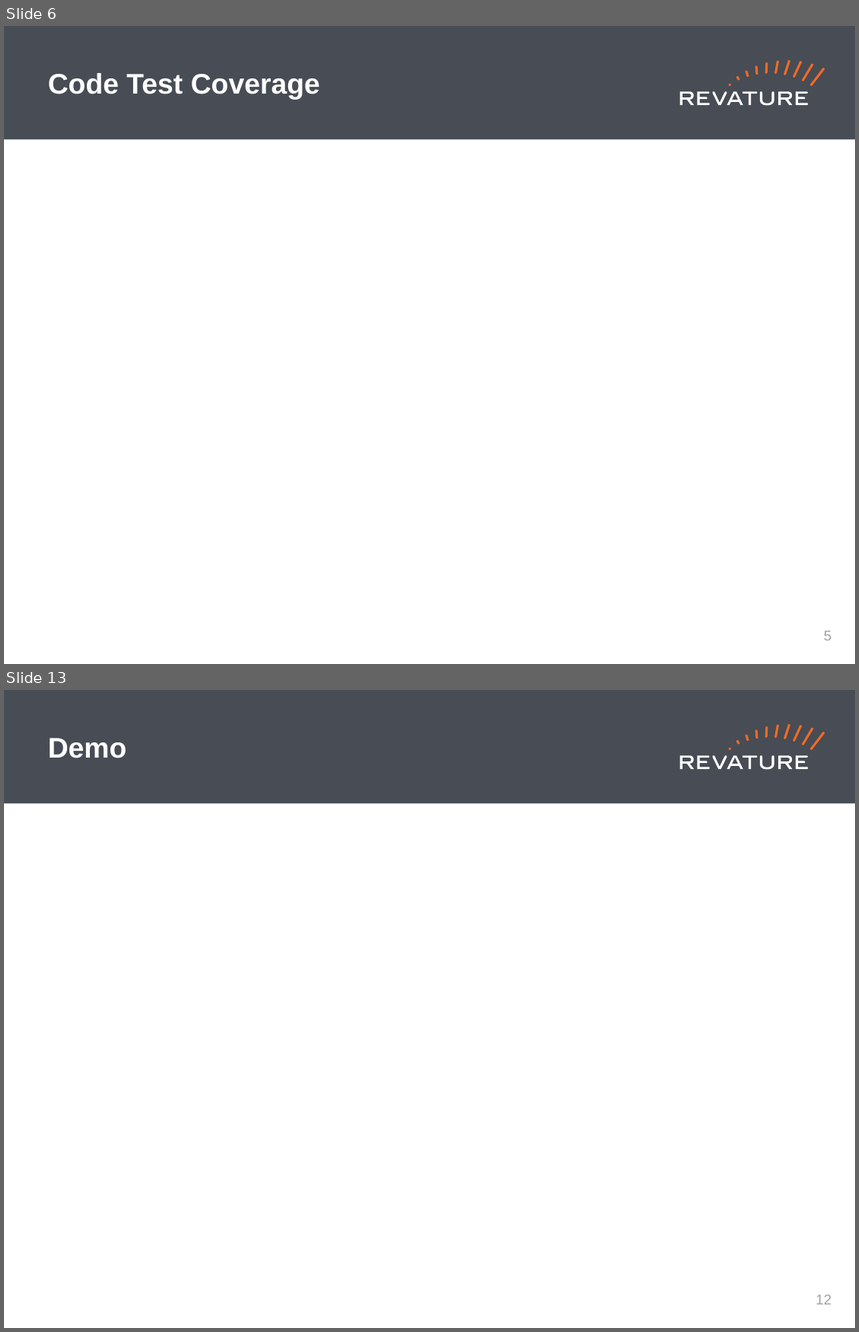
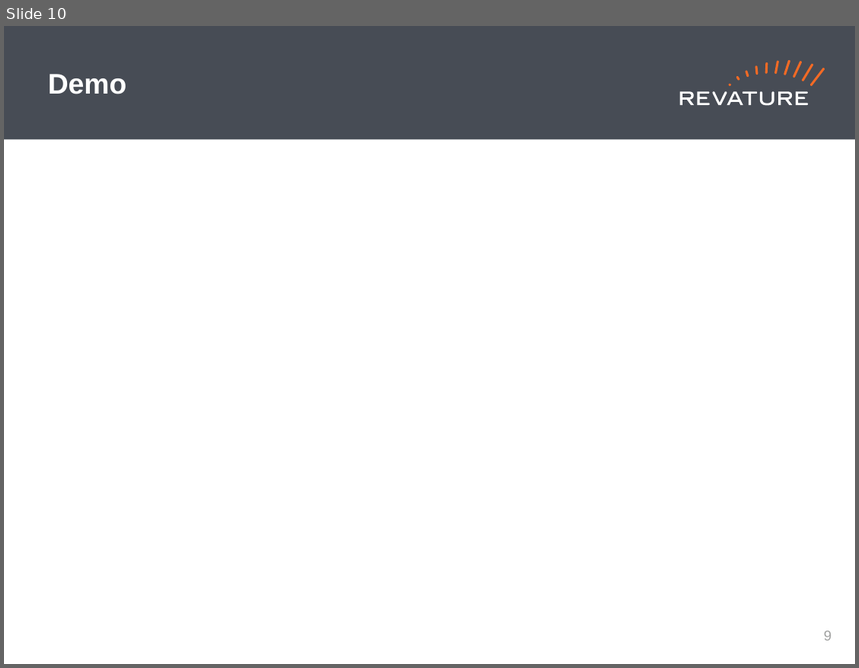
Before and after one commit to DavidKaza/skybank, a slide deck: Revature_PPT_Template (1).pptx. Shown one above the other, each under a label of ours: slides 6 and 13 before the commit, slide 10 after it; the slides between them are not shown. The pictures are 859x1332 and 859x668 pixels, drawn with LibreOffice and Linux fonts; fonts in the diff are those of the drawing. Boxes give left, top, right and bottom in pixels: in the first picture for what was removed or moved away, otherwise in the second. Text is boxed around its words. In the diff, an @@ line names an element or a change of style, - is before the commit and + after.

```diff
--- a/Revature_PPT_Template (1).pptx
+++ b/Revature_PPT_Template (1).pptx
@@ slide 6 removed at [4,26,855,664], background #FFFFFF; not listed: 19 template elements that a slide beside it also shows @@
@@ title removed at [48,73,320,99] @@
-Code Test Coverage
@@ page number removed at [824,631,832,641] @@
-5
@@ what was slide 13 is now slide 10 @@
@@ page number at [824,631,832,641]: text changed @@
-12
+9
```
Also in this commit, not shown: 7 slides changed, 1 slide added, 3 other slides removed.
